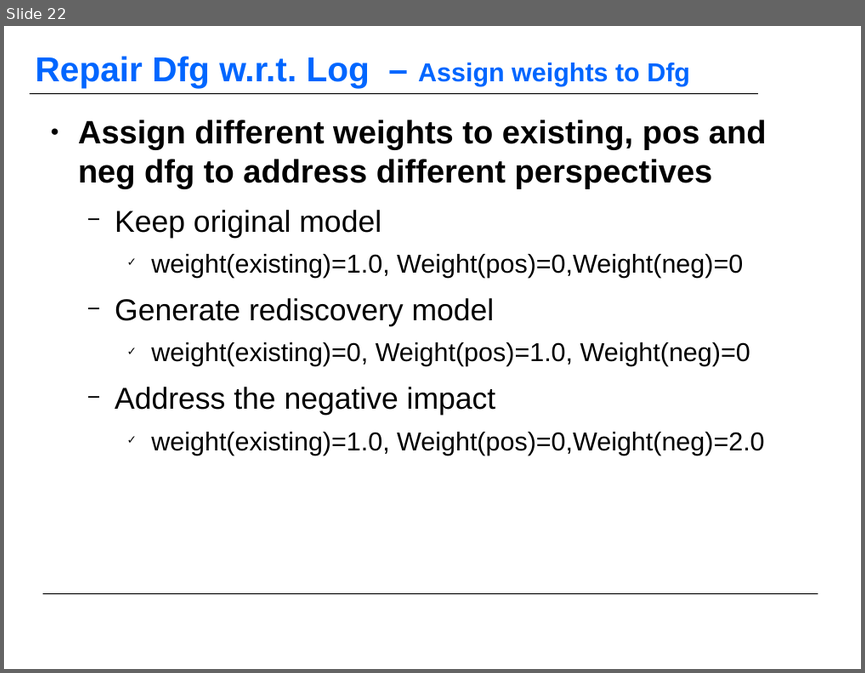
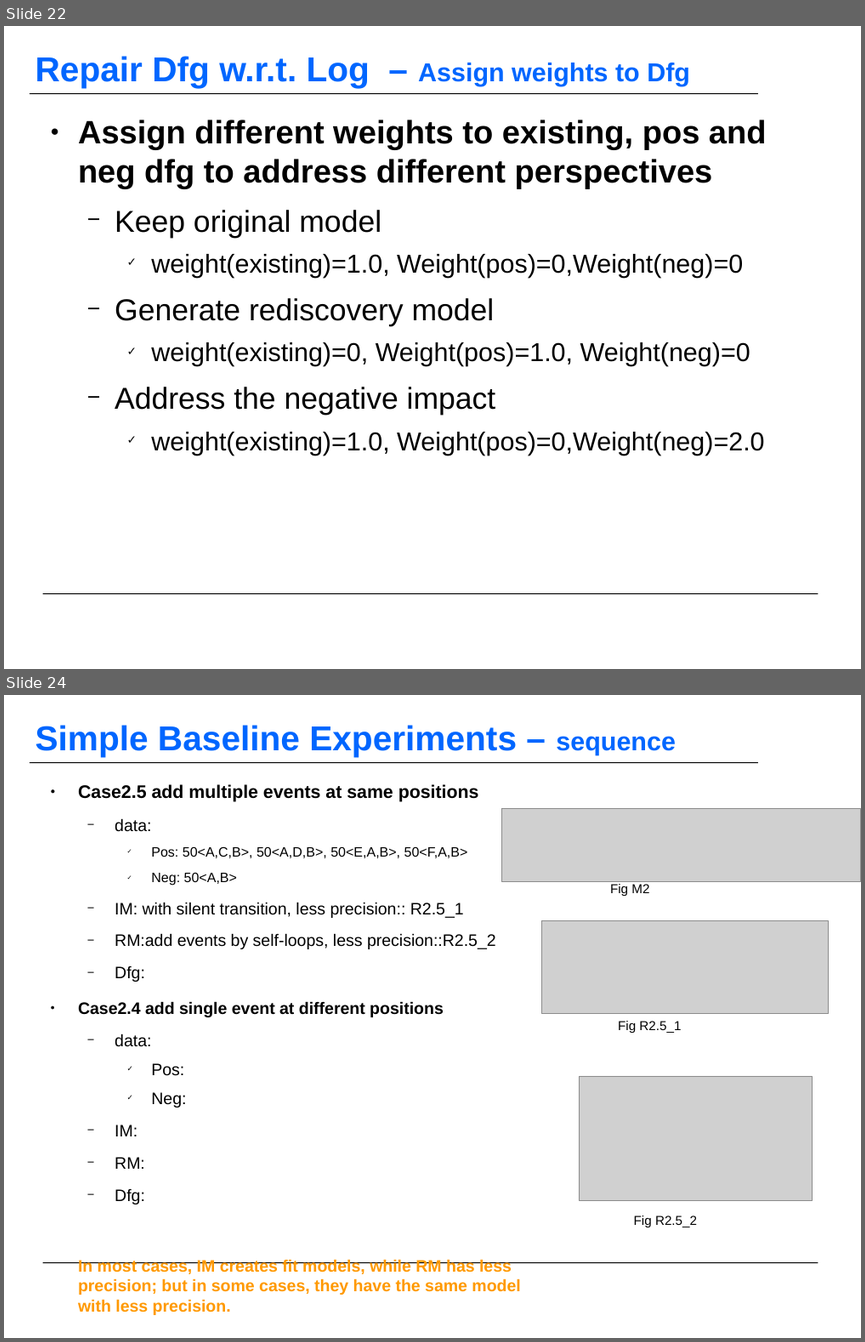
Before and after one commit to KFDing/masterthesis, a slide deck: official_report/MasterThesis_Report_03_Dfg_02.odp. Shown one above the other, each under a label of ours: slide 22 before the commit, slides 22 and 24 after it; the slides between them are not shown. The pictures are 865x673 and 865x1342 pixels, drawn with LibreOffice and Linux fonts; fonts in the diff are those of the drawing; grey boxes stand for pictures; background and template pictures are left out. Boxes give left, top, right and bottom in pixels: in the first picture for what was removed or moved away, otherwise in the second. Text is boxed around its words. In the diff, an @@ line names an element or a change of style, - is before the commit and + after.

```diff
--- a/official_report/MasterThesis_Report_03_Dfg_02.odp
+++ b/official_report/MasterThesis_Report_03_Dfg_02.odp
@@ slide 24 added at bbox=[4, 695, 861, 1338], background #FFFFFF; not listed: 2 template elements that a slide beside it also shows @@
@@ title added at bbox=[35, 725, 676, 756], 32 pt, text #0066FF, bold @@
+Simple Baseline Experiments – sequence
@@ text added at bbox=[78, 784, 520, 1315], 15.4 pt, text #000000, bold @@
+● Case2.5 add multiple events at same positions
+  − data:
+    ✓ Pos: 50<A,C,B>, 50<A,D,B>, 50<E,A,B>, 50<F,A,B>
+    ✓ Neg: 50<A,B>
+  − IM: with silent transition, less precision:: R2.5_1
+  − RM:add events by self-loops, less precision::R2.5_2
+  − Dfg:
+● Case2.4 add single event at different positions
+  − data:
+    ✓ Pos:
+    ✓ Neg:
+  − IM:
+  − RM:
+  − Dfg:
+In most cases, IM creates fit models, while RM has less precision; but in some cases, they have the same model with less precision.
@@ picture added at bbox=[501, 809, 861, 882] @@
@@ text added at bbox=[610, 884, 649, 896], 12 pt, text #000000 @@
+Fig M2
@@ picture added at bbox=[542, 920, 828, 1014] @@
@@ text added at bbox=[618, 1021, 681, 1032], 12 pt, text #000000 @@
+Fig R2.5_1
@@ picture added at bbox=[579, 1076, 812, 1201] @@
@@ text added at bbox=[634, 1215, 697, 1227], 12 pt, text #000000 @@
+Fig R2.5_2
```
Also in this commit, not shown: 6 slides changed, 3 other slides added, 2 slides removed, 5 other files.
